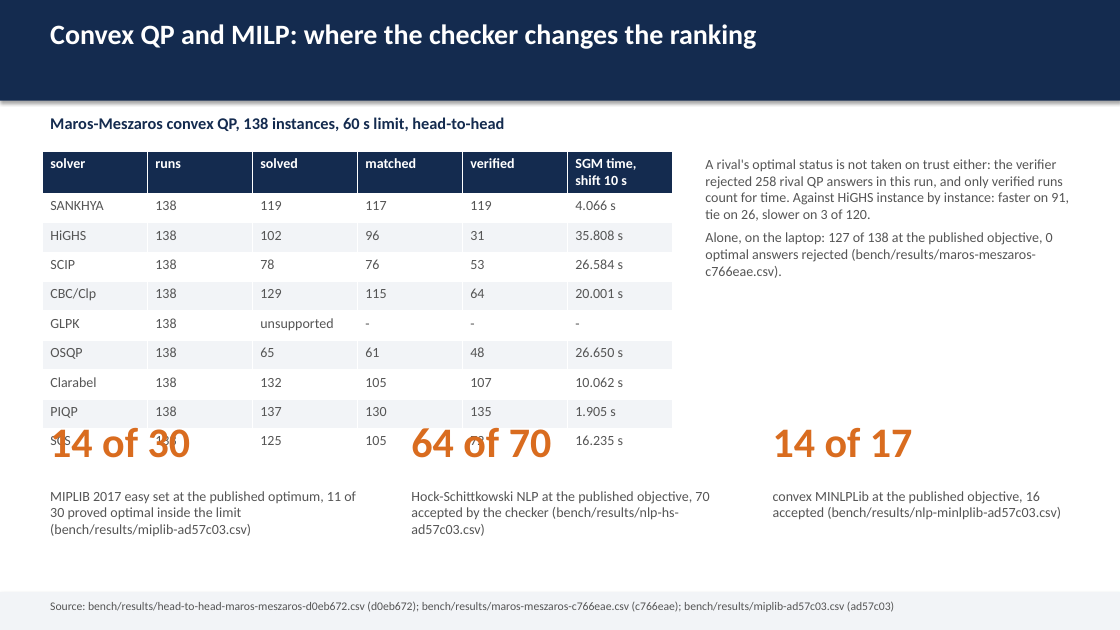
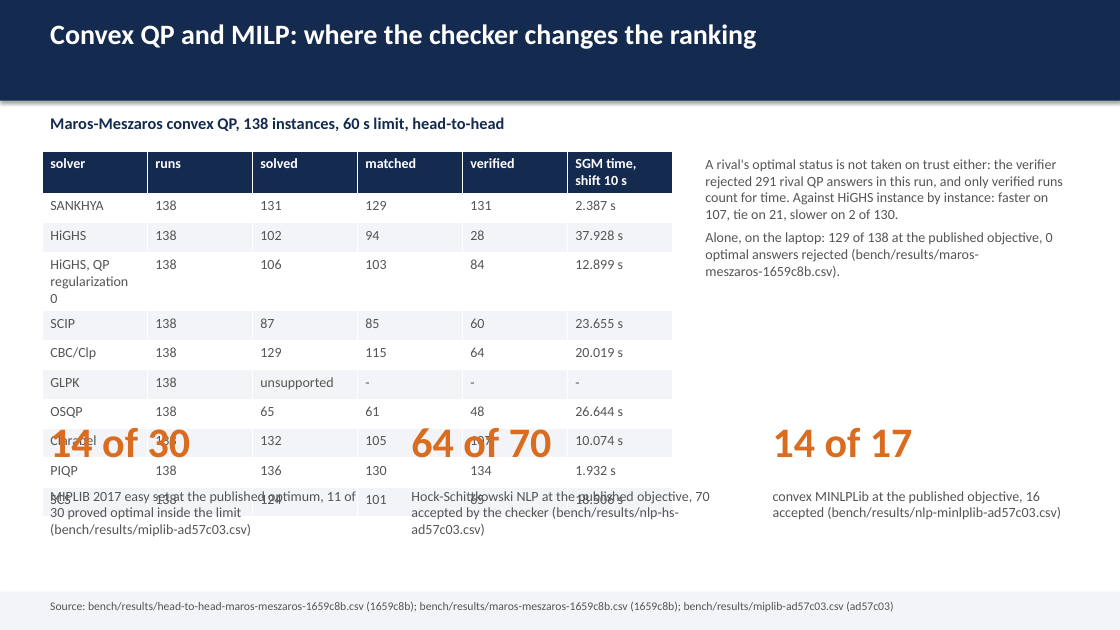
Before and after one commit to thegoodengineers/SANKHYA, a slide deck: slide 6 of docs/SANKHYA-deck.pptx. Drawn at 1120x630 pixels with LibreOffice and Linux fonts; fonts in the diff are those of the drawing. Boxes give left, top, right and bottom in pixels: in the first picture for what was removed or moved away, otherwise in the second. Text is boxed around its words. In the diff, an @@ line names an element or a change of style, - is before the commit and + after.

Commit message:
bench(main): Maros-Meszaros 131 optimal and 129 verified at the reference, pooling 38 of 39 with every certificate checked, and the LP sets, on main at 1659c8b
Every suite below ran through bench.yml on a GitHub-hosted runner, built from main at
1659c8b5 (after #1284, #1288, #1291 and #1282), at each set's stated protocol. The README
scoreboard, docs/BENCHMARKS.md and docs/REPORT.* are regenerated by their generators; the
README prose names the new counts and the merged capabilities a reader should see.

```diff
--- a/docs/SANKHYA-deck.pptx
+++ b/docs/SANKHYA-deck.pptx
@@ table at (42, 151, 672, 512) @@
-row 2: SANKHYA | 138 | 119 | 117 | 119 | 4.066 s
-row 3: HiGHS | 138 | 102 | 96 | 31 | 35.808 s
-row 4: SCIP | 138 | 78 | 76 | 53 | 26.584 s
-row 5: CBC/Clp | 138 | 129 | 115 | 64 | 20.001 s
+row 2: SANKHYA | 138 | 131 | 129 | 131 | 2.387 s
+row 3: HiGHS | 138 | 102 | 94 | 28 | 37.928 s
+row 4: HiGHS, QP regularization 0 | 138 | 106 | 103 | 84 | 12.899 s
+row 5: SCIP | 138 | 87 | 85 | 60 | 23.655 s
+row 6: CBC/Clp | 138 | 129 | 115 | 64 | 20.019 s
-row 8, column 6: 26.650 s
+row 8, column 6: 26.644 s
-row 9, column 6: 10.062 s
+row 9, column 6: 10.074 s
-row 9: PIQP | 138 | 137 | 130 | 135 | 1.905 s
+row 10: PIQP | 138 | 136 | 130 | 134 | 1.932 s
-row 10: SCS | 138 | 125 | 105 | 72 | 16.235 s
+row 11: SCS | 138 | 124 | 101 | 65 | 18.506 s
@@ text at (705, 159, 1063, 278): text changed @@
-A rival's optimal status is not taken on trust either: the verifier rejected 258 rival QP answers in this run, and only verified runs count for time. Against HiGHS instance by instance: faster on 91, tie on 26, slower on 3 of 120.
-Alone, on the laptop: 127 of 138 at the published objective, 0 optimal answers rejected (bench/results/maros-meszaros-c766eae.csv).
+A rival's optimal status is not taken on trust either: the verifier rejected 291 rival QP answers in this run, and only verified runs count for time. Against HiGHS instance by instance: faster on 107, tie on 21, slower on 2 of 130.
+Alone, on the laptop: 129 of 138 at the published objective, 0 optimal answers rejected (bench/results/maros-meszaros-1659c8b.csv).
@@ text at (50, 601, 893, 612): text changed @@
-Source: bench/results/head-to-head-maros-meszaros-d0eb672.csv (d0eb672); bench/results/maros-meszaros-c766eae.csv (c766eae); bench/results/miplib-ad57c03.csv (ad57c03)
+Source: bench/results/head-to-head-maros-meszaros-1659c8b.csv (1659c8b); bench/results/maros-meszaros-1659c8b.csv (1659c8b); bench/results/miplib-ad57c03.csv (ad57c03)
```
Also in this commit, not shown: 4 other slides changed, 17 other files.
